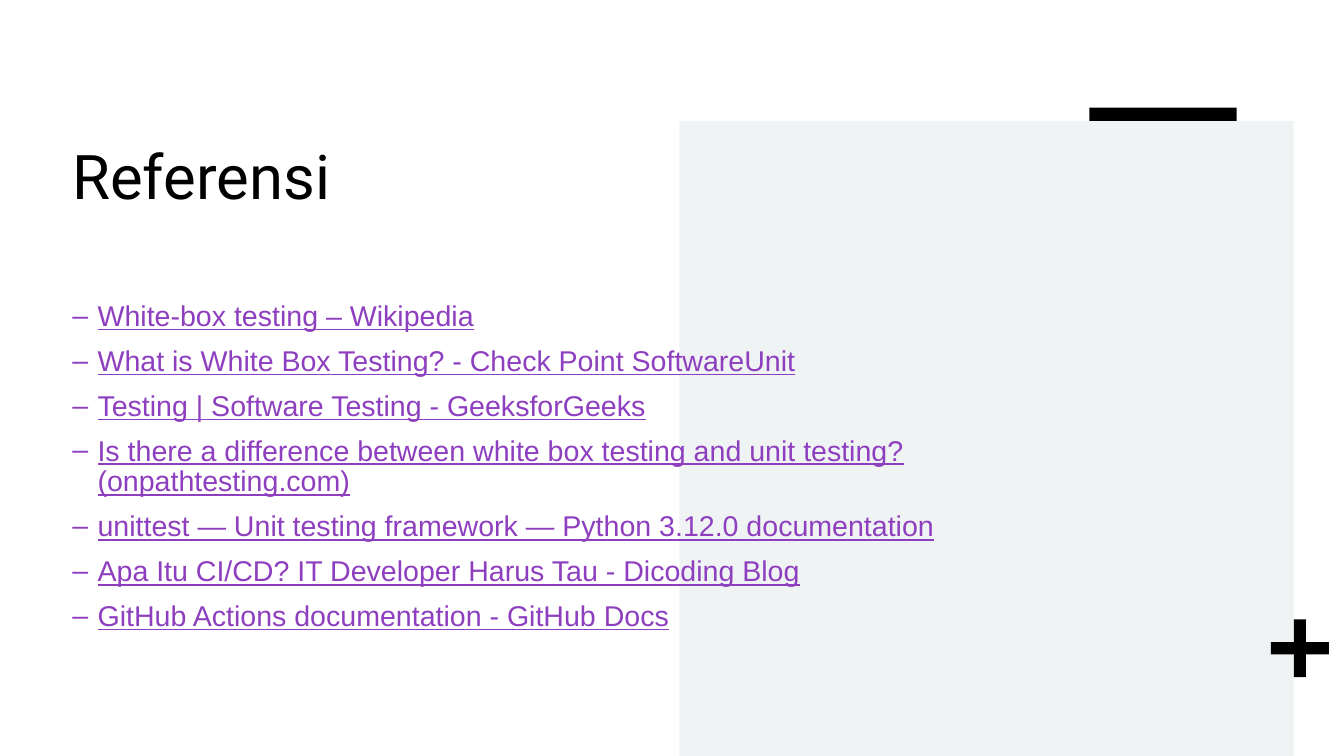
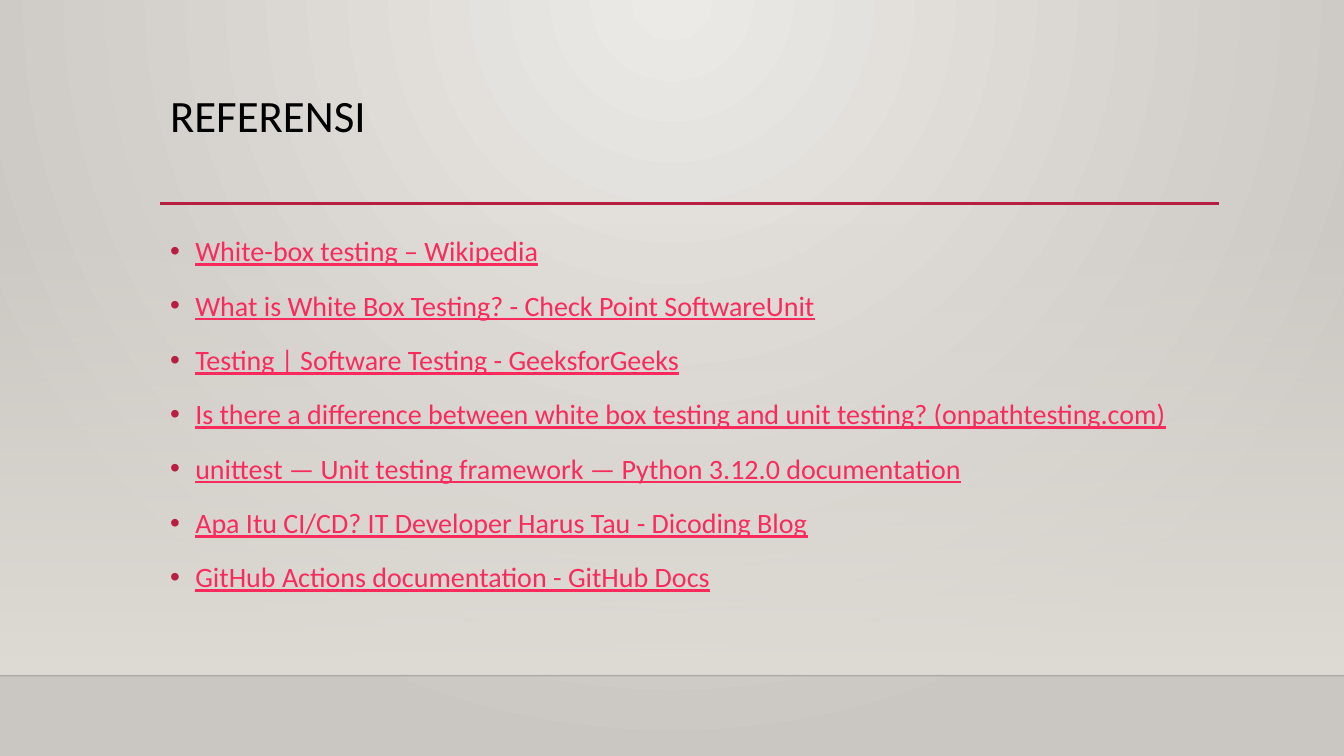
Before and after one commit to yordan-marcelino-marcus/testing-QA, a slide deck: slide 8 of UTS/UTS_Testing Dan QA Perangkat Lunak_Whitebox Testing, Unit Test dan CICD_Yordan Marcelino Marcus_201011401468.pptx. Drawn at 1344x756 pixels with LibreOffice and Linux fonts; fonts in the diff are those of the drawing; background and template pictures are left out. Boxes give left, top, right and bottom in pixels: in the first picture for what was removed or moved away, otherwise in the second. Text is boxed around its words. In the diff, an @@ line names an element or a change of style, - is before the commit and + after.

```diff
--- a/UTS/UTS_Testing Dan QA Perangkat Lunak_Whitebox Testing, Unit Test dan CICD_Yordan Marcelino Marcus_201011401468.pptx
+++ b/UTS/UTS_Testing Dan QA Perangkat Lunak_Whitebox Testing, Unit Test dan CICD_Yordan Marcelino Marcus_201011401468.pptx
@@ background #FFFFFF to gradient #ECEAE7 to #CAC7C1 @@
@@ title at box(170, 103, 366, 133): text changed; size 44 to 32 pt; font Roboto to Calibri @@
-Referensi
+REFERENSI
@@ rectangle removed at box(1090, 108, 1237, 121) @@
@@ rectangle removed at box(680, 121, 1294, 756) @@
@@ line added from (160, 204) to (1220, 204), #B71E42 2.5 pt @@
@@ rectangle added at box(0, 223, 1344, 676), fill gradient #DFDBD5 @@
@@ text "White-box testing – Wikipedia": place and size @@
-text "White-box testing – Wikipedia" at box(98, 305, 933, 630)
+text "White-box testing – Wikipedia" at box(195, 241, 1165, 592)
@@ text "White-box testing – Wikipedia" at box(195, 241, 1165, 592): size 20.4 to 20 pt, font Arial to Calibri, text colour #8E3FBF to #FA2B5C; bullet – to •; line spacing 0.9 to 1.2 @@
@@ plus removed at box(1271, 619, 1329, 677) @@
@@ line added from (0, 676) to (1344, 676), #000001 1 pt @@
```
Also in this commit, not shown: 7 other slides changed.
